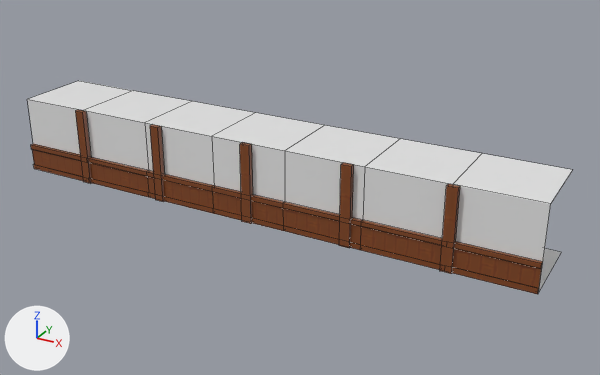
Renders of the FBX model Assets/Art/Models/Environment/Wall-WoodDetailed.fbx from each side of a commit.
Both versions are drawn from a 50 mm camera at (4.92, -8.17, 4.42) aimed at (0.38, 0.08, 0.3). Every picture has the same lights, and +X, +Y and +Z are marked at lower left. Mesh edges are drawn as thin lines. Where no turn or scale is listed for an object, it has been applied to the vertices.

Names of what the first picture shows: 'Wall-WoodDetailed'.
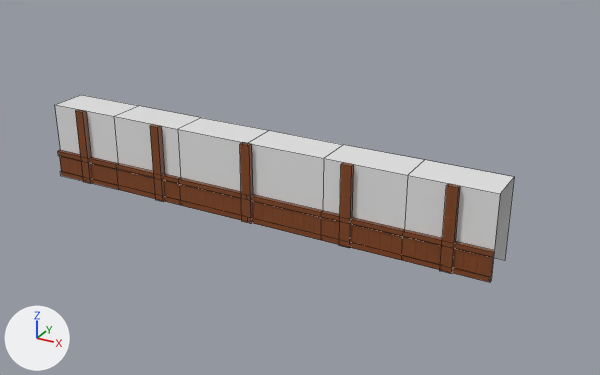
Boxes [x1, y1, x2, y2] around the edits, measured in the pictures (600 x 375 px):
'Wall-WoodDetailed', reshaped (16% narrower, 12% shorter)
    before: [27, 81, 572, 294]
    after: [55, 95, 514, 282]
part 1 of me_cube_008, rebuilt (15% narrower, 12% shorter)
    before: [31, 144, 542, 294]
    after: [58, 150, 494, 282]
part 2 of me_cube_008, rebuilt (16% narrower, 12% shorter)
    before: [27, 81, 572, 292]
    after: [55, 95, 514, 280]

The change in detail:
me_cube_008 is used by ob_wall_wooddetailed; location (0.0, 0.0, 0.0).
me_cube_008 had 136 vertices, 90 faces and spanned x -3.5..3.5, y -0.57..0.5, z 0.0..1.0.
me_cube_008 now has 124 vertices, 80 faces and spans x -3.0..3.0, y -0.57..0.0, z 0.0..1.0.
me_cube_008 part 1: the loose piece of 64 vertices spanning x -3.5..3.5, y -0.55..-0.5, z 0.0..0.36 is rebuilt with 56 vertices and now spans x -3.0..3.0, y -0.55..-0.5, z 0.0..0.36.
me_cube_008 part 2: the loose piece of 32 vertices spanning x -3.5..3.5, y -0.5..0.5, z 0.0..1.0 is rebuilt with 28 vertices and now spans x -3.0..3.0, y -0.5..0.0, z 0.0..1.0.
